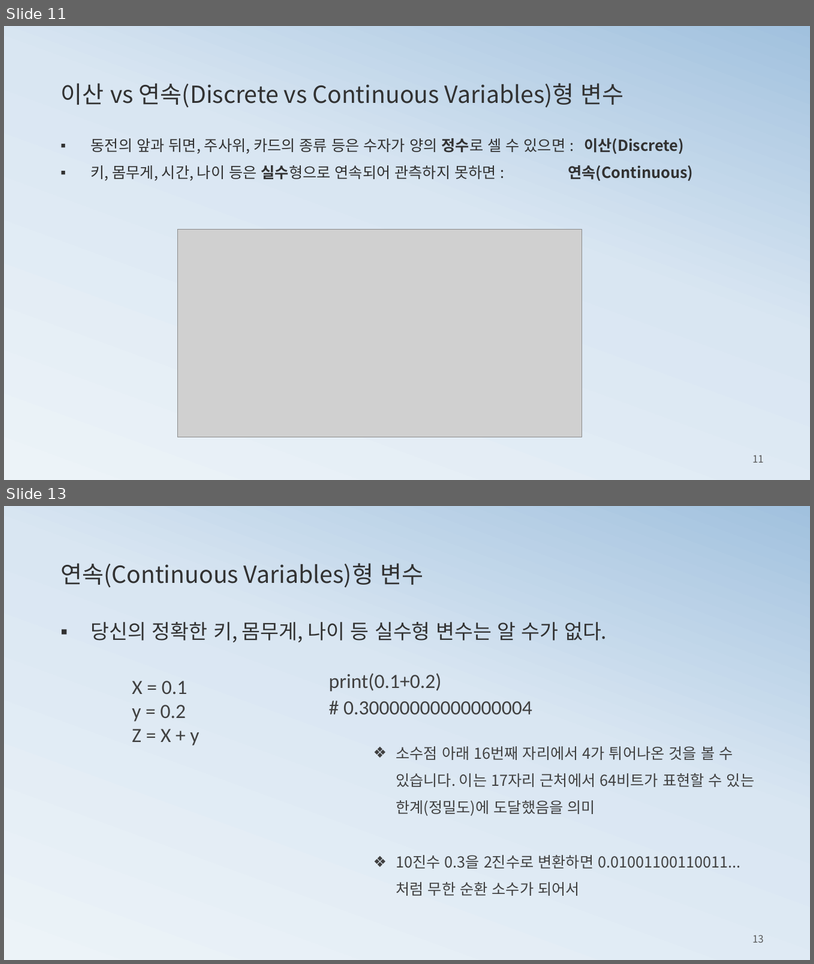
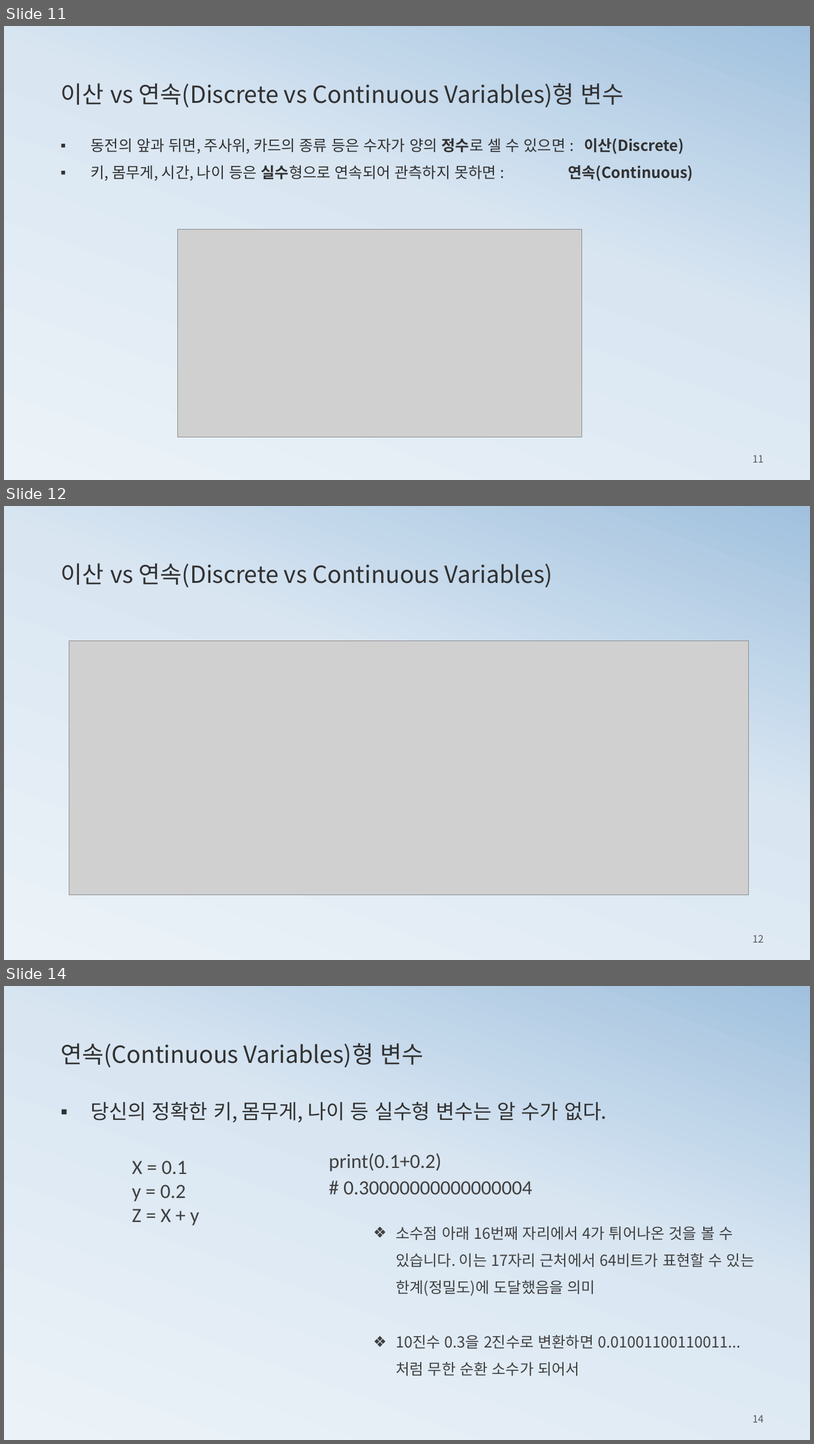
Before and after one commit to ancestor9/mathematics-for-machine-learning, a slide deck: 3_probability theory for machine learning.pptx. Shown one above the other, each under a label of ours: slides 11 and 13 before the commit, slides 11, 12 and 14 after it; the slides between them are not shown. The pictures are 814x964 and 814x1444 pixels, drawn with LibreOffice and Linux fonts; fonts in the diff are those of the drawing; grey boxes stand for pictures. Boxes give left, top, right and bottom in pixels: in the first picture for what was removed or moved away, otherwise in the second. Text is boxed around its words. In the diff, an @@ line names an element or a change of style, - is before the commit and + after.

```diff
--- a/3_probability theory for machine learning.pptx
+++ b/3_probability theory for machine learning.pptx
@@ slide 12 added at [4, 506, 810, 960], background gradient #ECF3F8 to #D9E6F2 to #A1C1DE @@
@@ text added at [60, 563, 553, 588], 28 pt, text #313131 @@
+이산 vs 연속(Discrete vs Continuous Variables)
@@ picture added at [69, 641, 749, 895] @@
@@ page number added at [753, 934, 764, 942], 12 pt, text #595959 @@
+12
@@ what was slide 13 is now slide 14 @@
@@ page number at [753, 1414, 764, 1422]: text changed @@
-13
+14
```
Also in this commit, not shown: 15 slides changed, 5 other slides added, 4 slides removed.
